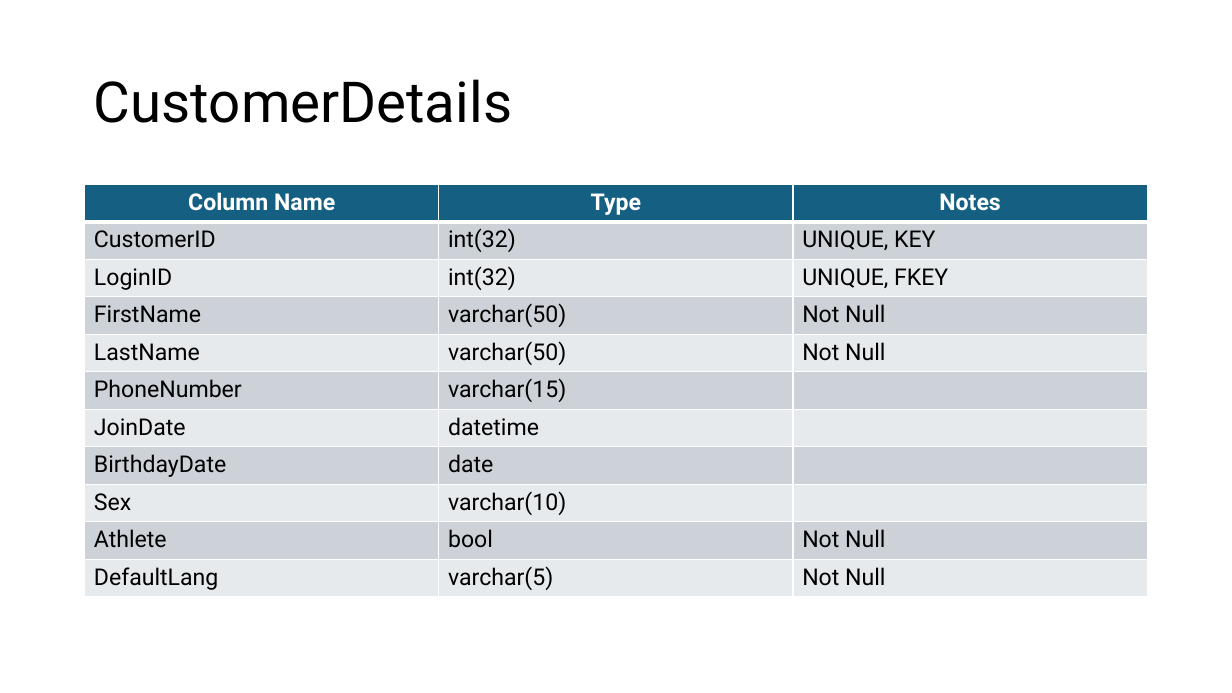
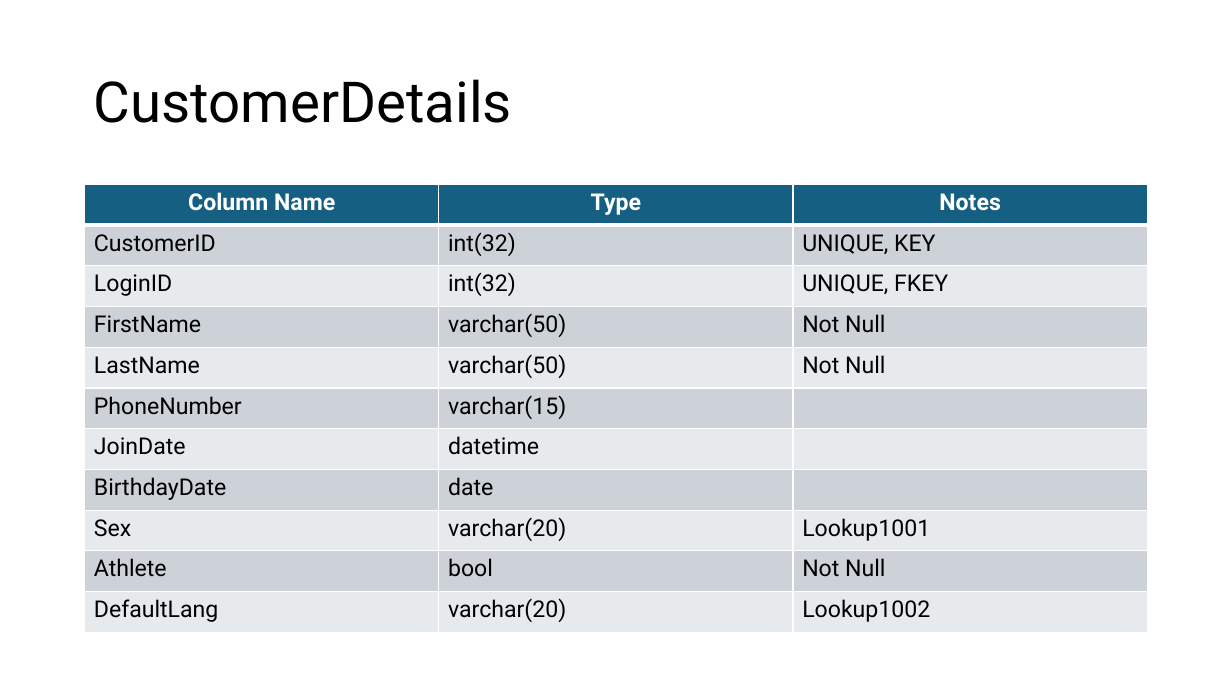
Before and after one commit to ShAntwan/Relive, a slide deck: slide 4 of ProjectDocumentaion/TableDesigns.pptx. Drawn at 1232x693 pixels with LibreOffice and Linux fonts; fonts in the diff are those of the drawing. Boxes give left, top, right and bottom in pixels: in the first picture for what was removed or moved away, otherwise in the second. Text is boxed around its words. In the diff, an @@ line names an element or a change of style, - is before the commit and + after.

```diff
--- a/ProjectDocumentaion/TableDesigns.pptx
+++ b/ProjectDocumentaion/TableDesigns.pptx
@@ table at [85,185,1147,633] @@
-row 9, column 2: varchar(10)
+row 9, column 2: varchar(20)
-row 9, column 3: 
+row 9, column 3: Lookup1001
-row 11, column 2: varchar(5)
+row 11, column 2: varchar(20)
-row 11, column 3: Not Null
+row 11, column 3: Lookup1002
@@ fill #E8EAED to #E7EAEC in 15 cells @@
@@ borders changed @@
```
Also in this commit, not shown: 10 other slides changed, 1 slide added, 4 other files.
